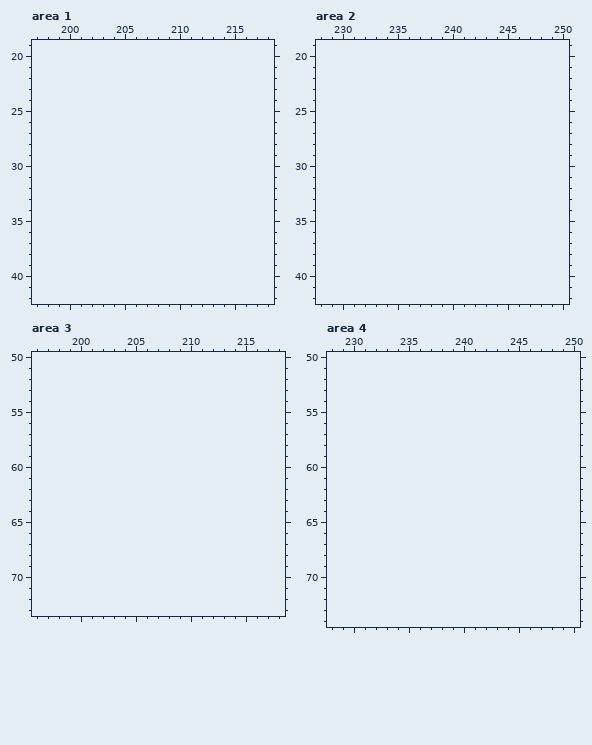
Pixel-art file -- work/tileset.aseprite. Above, as it was before the edit.
192x256 pixels, 1 frame. Shown: area 1: x 197..218, y 19..42; area 2: x 228..250, y 19..42; area 3: x 196..218, y 50..73; area 4: x 228..250, y 50..74. The old version is drawn lined up with the new one, on the new canvas. The commit also changed other parts of the picture, which this record leaves out.
The same view after the edit:
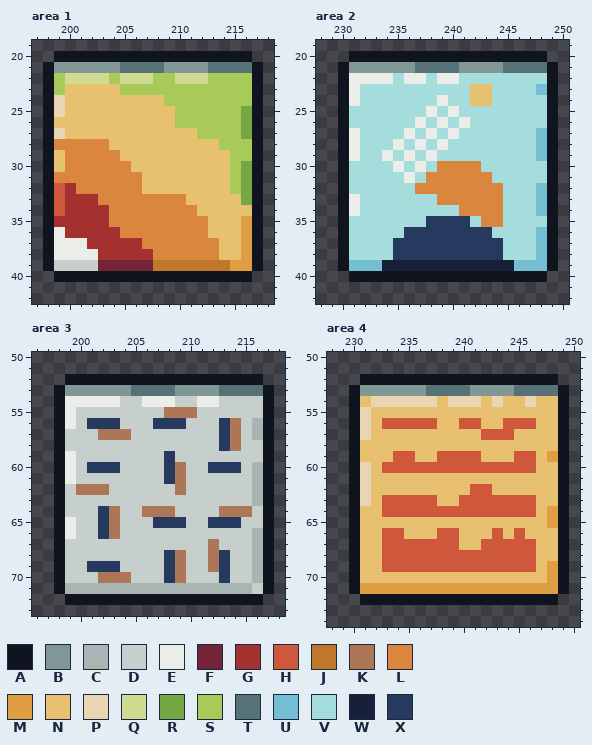
Palette (. is transparent): A #10141f  B #819796  C #a8b5b2  D #c7cfcc  E #ebede9  F #752438  G #a53030  H #cf573c  J #be772b  K #ad7757  L #da863e  M #de9e41  N #e8c170  P #e7d5b3  Q #d0da91  R #75a743  S #a8ca58  T #577277  U #73bed3  V #a4dddb  W #172038  X #253a5e
The exact change:
canvas 192x256 -> 256x256
Changed rows in their new state; - is an unchanged pixel.
Area 1:
first column x 198:
20 -AAAAAAAAAAAAAAAAAA-
21 ABBBBBBTTTTBBBBTTTTA
22 ASQQQQSQQQSSQQQSSSSA
23 ASNNNNNSSSSSSSSSSSSA
24 APNNNNNNNNNSSSSSSSSA
25 APNNNNNNNNNNSSSSSSRA
26 ANNNNNNNNNNNSSSSSSRA
27 APNNNNNNNNNNNNSSSSRA
28 ALLLLLNNNNNNNNNNSSSA
29 ANLLLLLNNNNNNNNNNSSA
30 ANLLLLLLNNNNNNNNNSRA
31 ALLLLLLLLNNNNNNNNSRA
32 AHGLLLLLLNNNNNNNNSRA
33 AHGGGLLLLLLLLNNNNNRA
34 AHGGGGLLLLLLLLNNNNNA
35 AGGGGGLLLLLLLLLNNNMA
36 AEGGGGGLLLLLLLLNNNMA
37 AEEEGGGGGLLLLLLLNNMA
38 AEEEEGGGGGLLLLLLNNMA
39 ADDDDFFFFFJJJJJJJMMA
40 -AAAAAAAAAAAAAAAAAA-
Area 2:
first column x 230:
20 -AAAAAAAAAAAAAAAAAA-
21 ABBBBBBTTTTBBBBTTTTA
22 AEEEEVEEVEEVVVVVVVVA
23 AEVVVVVVVVVVNNVVVVUA
24 AEVVVVVVVEVVNNVVVVVA
25 AVVVVVVVEVEVVVVVVVVA
26 AVVVVVVEVEVEVVVVVVVA
27 AEVVVVEVEVEVVVVVVVUA
28 AEVVVEVEVEVVVVVVVVUA
29 AEVVEVEVEVVVVVVVVVUA
30 AVVVVEVEVLLLLVVVVVVA
31 AVVVVVEVLLLLLLVVVVVA
32 AVVVVVVLLLLLLLLVVVUA
33 AEVVVVVVVLLLLLLVVVUA
34 AEVVVVVVVVVLLLLVVVUA
35 AVVVVVVVXXXXVLLVVVVA
36 AVVVVVXXXXXXXXVVVVUA
37 AVVVVXXXXXXXXXXVVVUA
38 AVVVVXXXXXXXXXXVVVUA
39 AUUUWWWWWWWWWWWWUUUA
40 -AAAAAAAAAAAAAAAAAA-
Area 3:
first column x 198:
52 -AAAAAAAAAAAAAAAAAA-
53 ABBBBBBTTTTBBBBTTTTA
54 AEEEEEDDEEEDDEEDDDDA
55 AEDDDDDDDDKKKDDDDDDA
56 AEDXXXDDDXXXDDDXKDCA
57 ADDDKKKDDDDDDDDXKDCA
58 ADDDDDDDDDDDDDDXKDDA
59 AEDDDDDDDDXDDDDDDDDA
60 AEDXXXDDDDXKDDXXXDCA
61 AEDDDDDDDDXKDDDDDDCA
62 ADKKKDDDDDDKDDDDDDCA
63 ADDDDDDDDDDDDDDDDDCA
64 ADDDXKDDKKKDDDDKKKDA
65 AEDDXKDDDXXXDDXXXDDA
66 AEDDXKDDDDDDDDDDDDCA
67 ADDDDDDDDDDDDDKDDDCA
68 ADDDDDDDDDXKDDKXDDCA
69 ADDXXXDDDDXKDDKXDDCA
70 ADDDKKKDDDXKDDDXDDCA
71 ACCCCCCCCCCCCCCCCCDA
72 -AAAAAAAAAAAAAAAAAA-
Area 4:
first column x 230:
52 -AAAAAAAAAAAAAAAAAA-
53 ABBBBBBTTTTBBBBTTTTA
54 ANPPPPPPNPPPNPNNPNNA
55 APNNNNNNNNNNNNNNNNNA
56 APNHHHHHNNHHNNHHHNNA
57 APNNNNNNNNNNHHHNNNNA
58 ANNNNNNNNNNNNNNNNNNA
59 ANNNHHNNHHHHNNNHHNMA
60 APNHHHHHHHHHHHHHHNNA
61 APNNNNNNNNNNNNNNNNNA
62 APNNNNNNNNNHHNNNNNNA
63 APNHHHHHNNHHHHHHHNNA
64 ANNHHHHHHHHHHHHHHNMA
65 ANNNNNNNNNNNNNNNNNMA
66 ANNHHNNNHHNNNHNHNNNA
67 ANNHHHHHHHNNHHHHHNNA
68 ANNHHHHHHHHHHHHHHNNA
69 ANNHHHHHHHHHHHHHHNMA
70 ANNNNNNNNNNNNNNNNNMA
71 AMMMMMMMMMMMMMMMMMMA
72 -AAAAAAAAAAAAAAAAAA-
Boxes around the changes in both pictures, in picture pixels (x1, y1, x2, y2):
added: (43, 51, 263, 282)
added: (338, 51, 558, 282)
added: (54, 374, 274, 605)
added: (349, 374, 569, 605)
